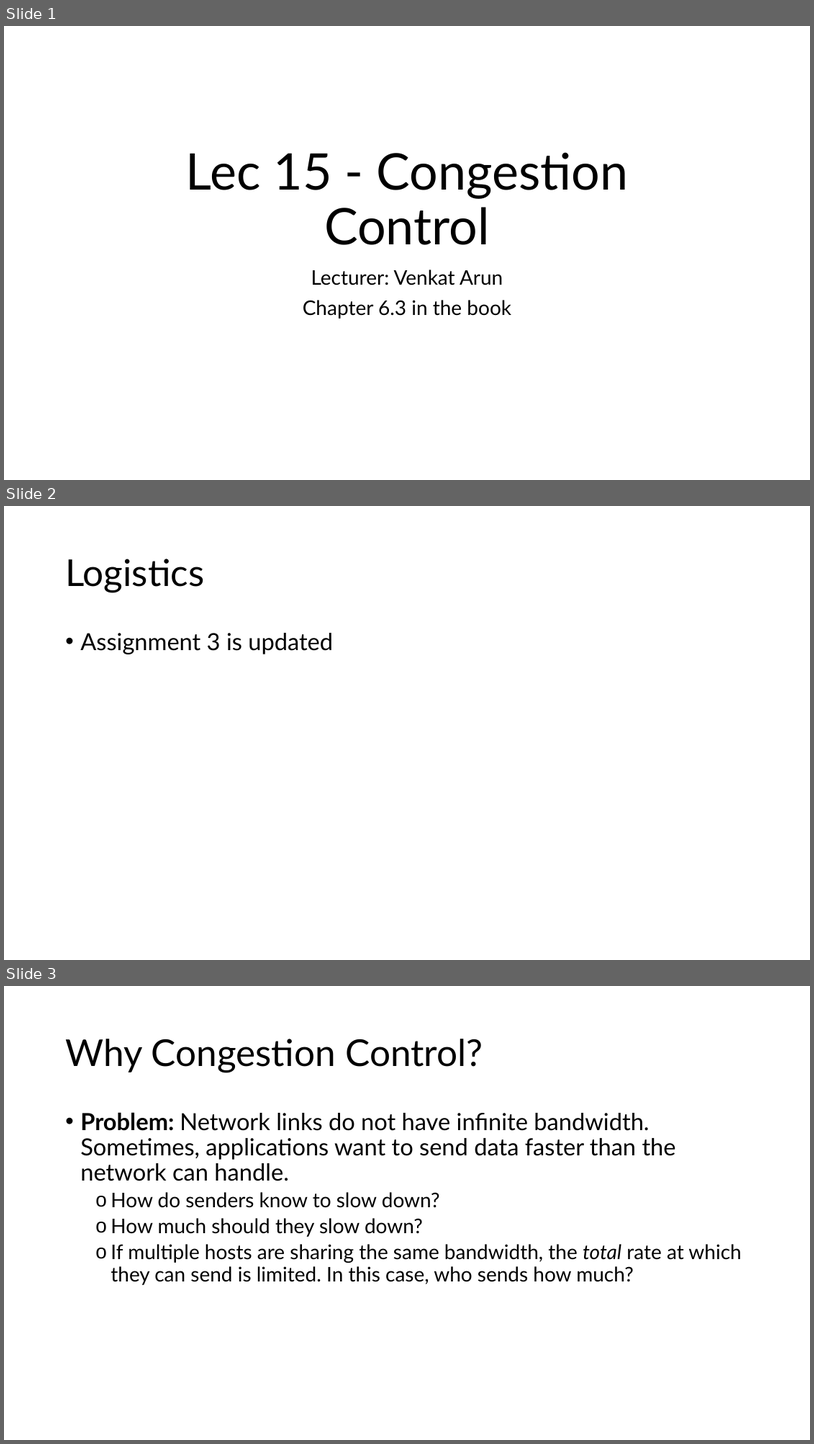
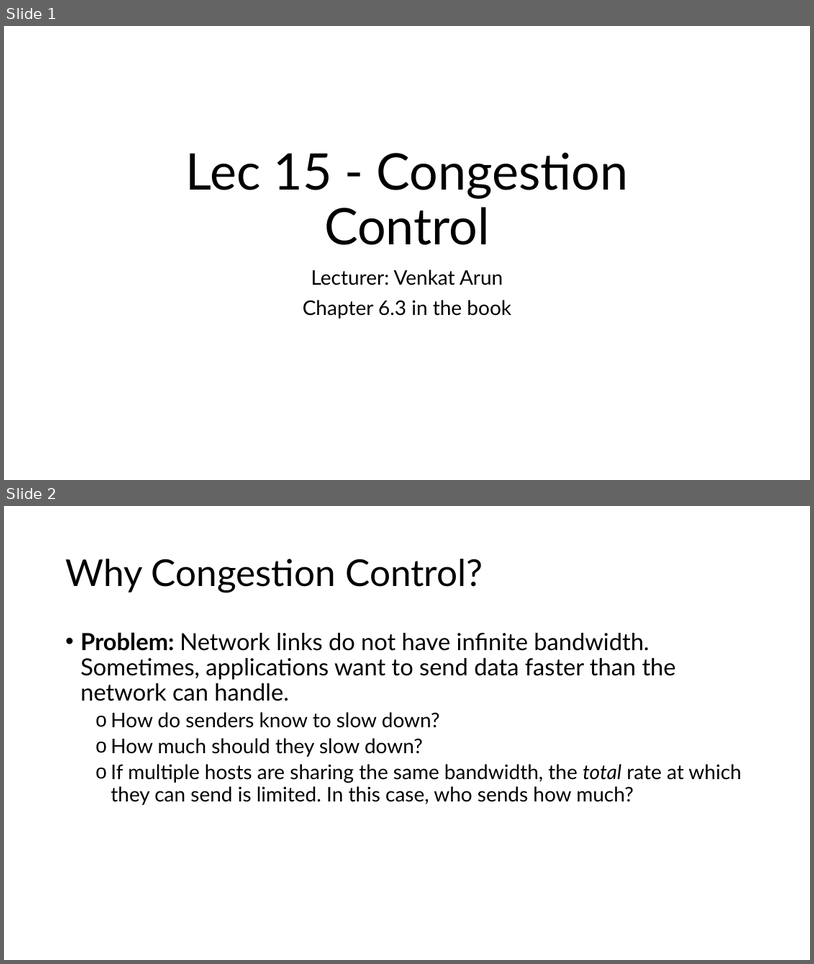
Before and after one commit to venkatarun95/mit_page, a slide deck: f25/assets/slides/lec15-congestion-control-1.pptx. Shown one above the other, each under a label of ours: slides 1, 2 and 3 before the commit, slides 1 and 2 after it. The pictures are 814x1444 and 814x964 pixels, drawn with LibreOffice and Linux fonts; fonts in the diff are those of the drawing. Boxes give left, top, right and bottom in pixels: in the first picture for what was removed or moved away, otherwise in the second. Text is boxed around its words. In the diff, an @@ line names an element or a change of style, - is before the commit and + after.

```diff
--- a/f25/assets/slides/lec15-congestion-control-1.pptx
+++ b/f25/assets/slides/lec15-congestion-control-1.pptx
@@ slide 2 removed at <box>4,506,810,960</box>, background #FFFFFF @@
@@ title removed at <box>65,559,204,592</box> @@
-Logistics
@@ text removed at <box>80,633,333,654</box> @@
-• Assignment 3 is updated
@@ what was slide 3 is now slide 2 @@
```
Also in this commit, not shown: 5 slides changed, 2 slides added, 3 other files.
